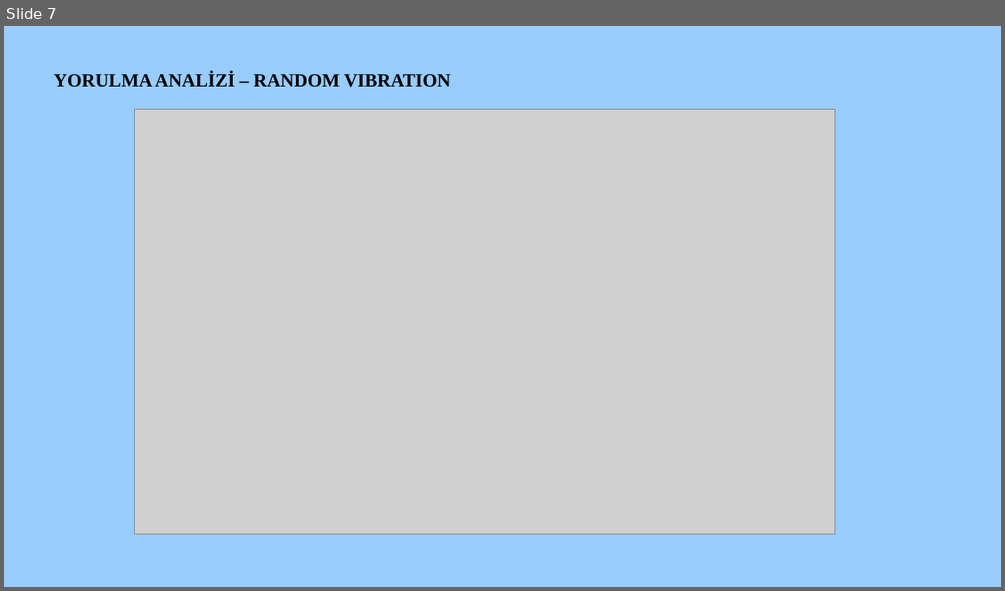
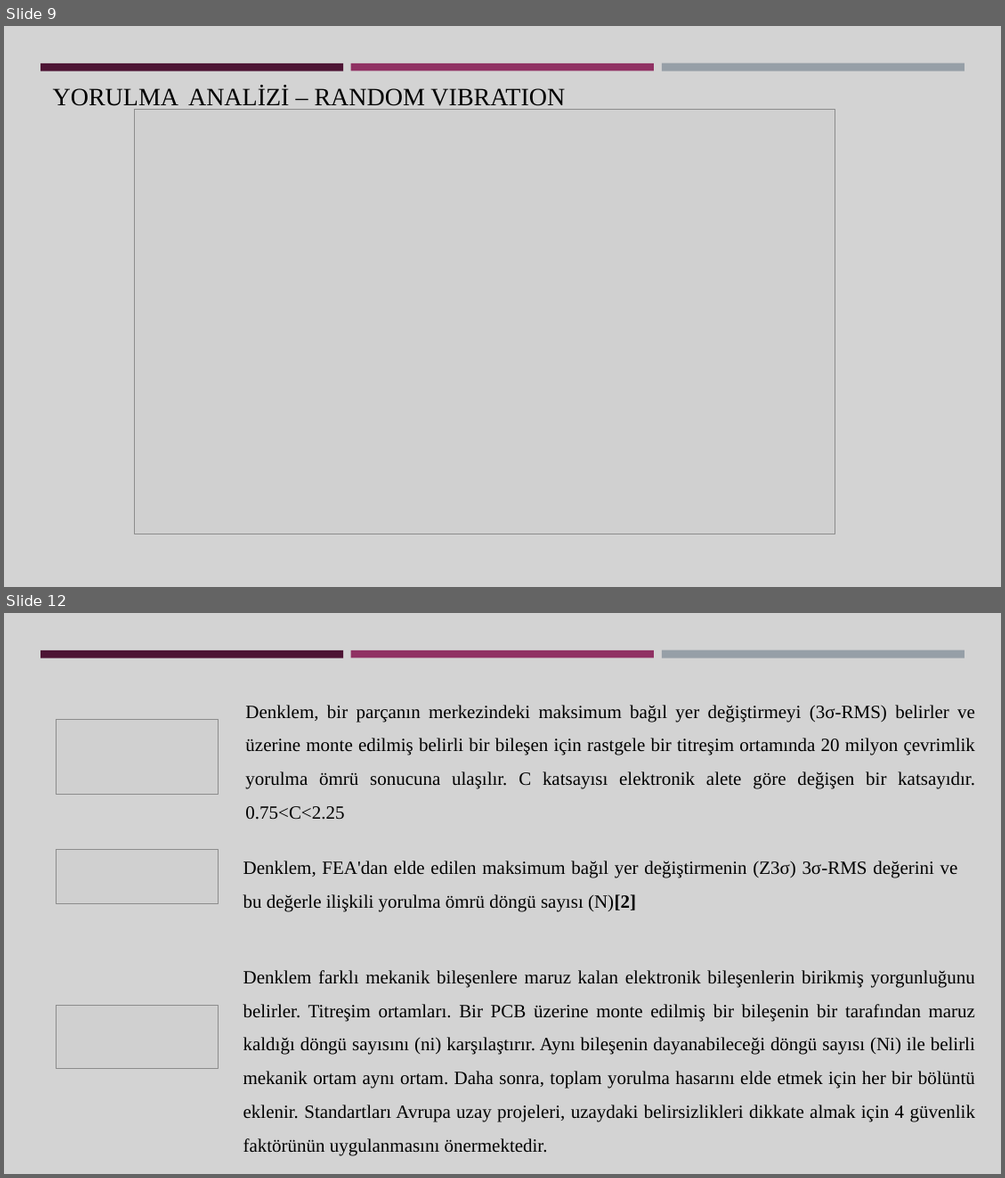
Before and after one commit to Gamze1304/black, a slide deck: Gamze Saçmaözü aselsan sunum.pptx. Shown one above the other, each under a label of ours: slide 7 before the commit, slides 9 and 12 after it; the slides between them are not shown. The pictures are 1005x591 and 1005x1178 pixels, drawn with LibreOffice and Linux fonts; fonts in the diff are those of the drawing; grey boxes stand for pictures. Boxes give left, top, right and bottom in pixels: in the first picture for what was removed or moved away, otherwise in the second. Text is boxed around its words. In the diff, an @@ line names an element or a change of style, - is before the commit and + after.

```diff
--- a/Gamze Saçmaözü aselsan sunum.pptx
+++ b/Gamze Saçmaözü aselsan sunum.pptx
@@ slide 12 added at (x1=4, y1=613, x2=1001, y2=1174), background #D3D3D3; not listed: 3 template elements that a slide beside it also shows @@
@@ picture added at (x1=57, y1=719, x2=218, y2=794) @@
@@ text added at (x1=245, y1=705, x2=975, y2=819), 18 pt, text #000000 @@
+Denklem, bir parçanın merkezindeki maksimum bağıl yer değiştirmeyi (3σ-RMS) belirler ve üzerine monte edilmiş belirli bir bileşen için rastgele bir titreşim ortamında 20 milyon çevrimlik yorulma ömrü sonucuna ulaşılır. C katsayısı elektronik alete göre değişen bir katsayıdır. 0.75<C<2.25
@@ picture added at (x1=57, y1=850, x2=218, y2=903) @@
@@ text added at (x1=243, y1=860, x2=958, y2=911), 18 pt, text #000000 @@
+Denklem, FEA'dan elde edilen maksimum bağıl yer değiştirmenin (Z3σ) 3σ-RMS değerini ve bu değerle ilişkili yorulma ömrü döngü sayısı (N)[2]
@@ text added at (x1=243, y1=970, x2=975, y2=1156), 18 pt, text #000000 @@
+Denklem farklı mekanik bileşenlere maruz kalan elektronik bileşenlerin birikmiş yorgunluğunu belirler. Titreşim ortamları. Bir PCB üzerine monte edilmiş bir bileşenin bir tarafından maruz kaldığı döngü sayısını (ni) karşılaştırır. Aynı bileşenin dayanabileceği döngü sayısı (Ni) ile belirli mekanik ortam aynı ortam. Daha sonra, toplam yorulma hasarını elde etmek için her bir bölüntü eklenir. Standartları Avrupa uzay projeleri, uzaydaki belirsizlikleri dikkate almak için 4 güvenlik faktörünün uygulanmasını önermektedir.
@@ picture added at (x1=57, y1=1005, x2=218, y2=1068) @@
@@ what was slide 7 is now slide 9 @@
@@ slide 9 changed as well @@
@@ background #99CCFF to #D3D3D3 @@
@@ rectangle added at (x1=40, y1=63, x2=343, y2=70), fill #4D1434 @@
@@ text "YORULMA ANALİZİ – RANDOM VIBRATION" moved from (x1=54, y1=71, x2=451, y2=87) to (x1=53, y1=86, x2=565, y2=110) @@
@@ text "YORULMA ANALİZİ – RANDOM VIBRATION" at (x1=53, y1=86, x2=565, y2=110): size 18 to 24 pt, bold off @@
@@ rectangle added at (x1=351, y1=63, x2=654, y2=70), fill #903163 @@
@@ rectangle added at (x1=662, y1=63, x2=964, y2=71), fill #969FA7 @@
```
Also in this commit, not shown: 6 other slides changed, 16 other slides added, 1 slide removed.
